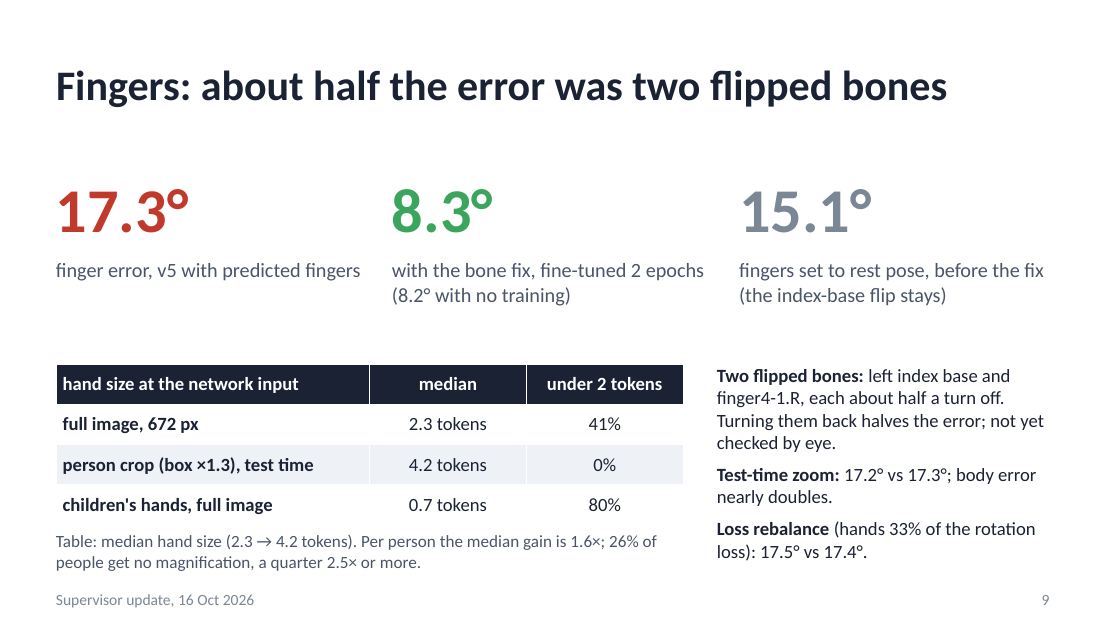
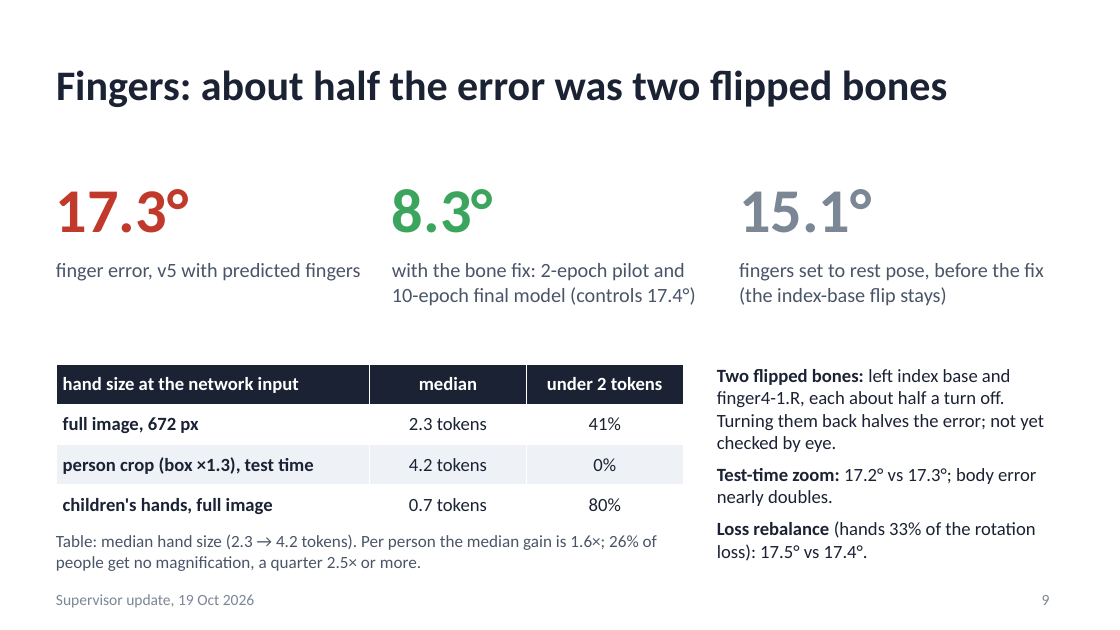
Before and after one commit to saadnajib/Multi-Person-Whole-Body-Human-Mesh-Recovery-in-a-Single-Shot-with-Annyone-dataset-and-3dpw-dataset, a slide deck: slide 9 of docs/supervisor_update_2026-10-16.pptx. Drawn at 1120x630 pixels with LibreOffice and Linux fonts; fonts in the diff are those of the drawing. Boxes give left, top, right and bottom in pixels: in the first picture for what was removed or moved away, otherwise in the second. Text is boxed around its words. In the diff, an @@ line names an element or a change of style, - is before the commit and + after.

```diff
--- a/docs/supervisor_update_2026-10-16.pptx
+++ b/docs/supervisor_update_2026-10-16.pptx
@@ text at (x1=392, y1=263, x2=696, y2=306): text changed @@
-with the bone fix, fine-tuned 2 epochs (8.2° with no training)
+with the bone fix: 2-epoch pilot and 10-epoch final model (controls 17.4°)
@@ text at (x1=56, y1=594, x2=254, y2=608): text changed @@
-Supervisor update, 16 Oct 2026
+Supervisor update, 19 Oct 2026
```
Also in this commit, not shown: 17 other slides changed, 1 slide added, 2 other files.
